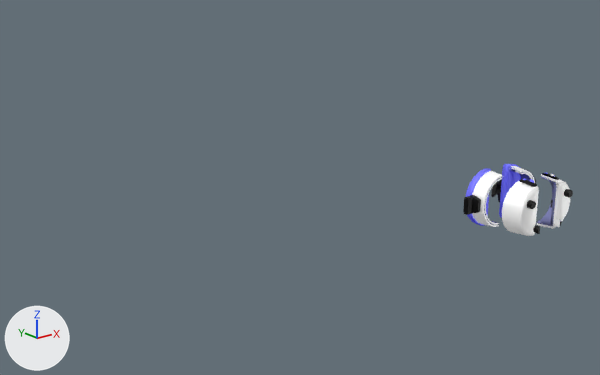
The FBX model 4HumanBlocks/Assets/Model/item_C.fbx: old version first, new version second.
Rendered twice from a 50 mm lens placed at (-22.51, -15.09, 8.75), pointed at (-4.51, 7.41, -0.25). The lights are fixed; the arrows at lower left show +X, +Y and +Z. Where no turn or scale is listed for an object, it has been applied to the vertices. Vertices at the same position are counted once.

Objects in the first picture: 'itemC_pCylinder116', 'itemC_pCylinder116.001', 'itemC_pCylinder116.002', 'itemC_pCylinder116.003'.
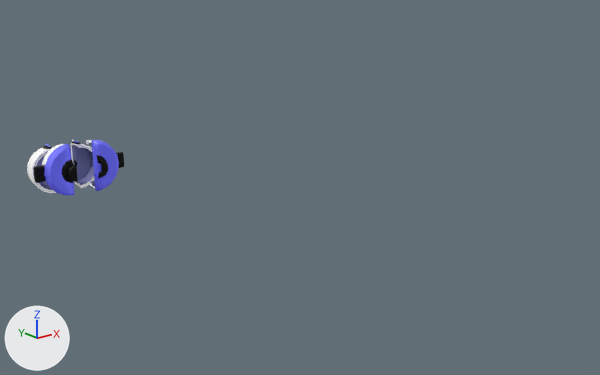
Patch to the scene script:
```diff
--- a/4HumanBlocks/Assets/Model/item_C.fbx.py
+++ b/4HumanBlocks/Assets/Model/item_C.fbx.py
@@ me_mesh_157 @@
 me_mesh_157.from_pydata(...)  # 367 vertices, 253 faces; spans x -0.86..0.48, y -0.49..0.69, z -1.01..1.01
 # used by ob_itemc_pcylinder116_001; location = (-1.18, 1.89, 0.0)
+# me_mesh_157 part 3: the whole mesh is turned -180 degrees about the z axis through the mesh origin
 me_mesh_157.materials.append(mat_man_a_phong15_001)
@@ me_mesh_131 @@
 me_mesh_131.from_pydata(...)  # 549 vertices, 379 faces; spans x -0.22..0.66, y -0.44..0.45, z -1.2..0.71
 # used by ob_itemc_pcylinder116; location = (0.58, 0.21, 0.3)
+# me_mesh_131 part 2: the whole mesh is turned -180 degrees about the z axis through the mesh origin
 me_mesh_131.materials.append(mat_man_a_phong15_001)
@@ me_mesh_158 @@
 me_mesh_158.from_pydata(...)  # 381 vertices, 265 faces; spans x -0.46..0.86, y -0.48..0.7, z -1.01..1.02
 # used by ob_itemc_pcylinder116_002; location = (0.67, 1.82, 0.0)
+# me_mesh_158 part 1: the whole mesh is turned -180 degrees about the z axis through the mesh origin
 me_mesh_158.materials.append(mat_man_a_phong15_001)
@@ me_mesh_159 @@
 me_mesh_159.from_pydata(...)  # 550 vertices, 378 faces; spans x -0.66..0.22, y -0.44..0.45, z -1.21..0.71
 # used by ob_itemc_pcylinder116_003; location = (-0.91, 0.23, 0.31)
+# me_mesh_159 part 4: the whole mesh is turned -180 degrees about the z axis through the mesh origin
 me_mesh_159.materials.append(mat_man_a_phong15_001)
@@ ob_itemc_pcylinder116_001 @@
 ob_itemc_pcylinder116_001 = bpy.data.objects.new('itemC_pCylinder116.001', me_mesh_157)
-ob_itemc_pcylinder116_001.location = (-1.18, 1.89, 0.0)
+ob_itemc_pcylinder116_001.location = (-8.99, 13.97, 0.0)
@@ ob_itemc_pcylinder116 @@
 ob_itemc_pcylinder116 = bpy.data.objects.new('itemC_pCylinder116', me_mesh_131)
-ob_itemc_pcylinder116.location = (0.58, 0.21, 0.3)
+ob_itemc_pcylinder116.location = (-10.75, 15.65, 0.0)
@@ ob_itemc_pcylinder116_002 @@
 ob_itemc_pcylinder116_002 = bpy.data.objects.new('itemC_pCylinder116.002', me_mesh_158)
-ob_itemc_pcylinder116_002.location = (0.67, 1.82, 0.0)
+ob_itemc_pcylinder116_002.location = (-10.84, 14.04, 0.0)
@@ ob_itemc_pcylinder116_003 @@
 ob_itemc_pcylinder116_003 = bpy.data.objects.new('itemC_pCylinder116.003', me_mesh_159)
-ob_itemc_pcylinder116_003.location = (-0.91, 0.23, 0.31)
+ob_itemc_pcylinder116_003.location = (-9.26, 15.63, 0.0)
```

Boxes [x1, y1, x2, y2] around the edits, measured in the pictures (600 x 375 px):
'itemC_pCylinder116.003', mesh turned, moved: before [502, 178, 540, 236]; after [71, 140, 94, 188]
'itemC_pCylinder116.001', mesh turned, moved: before [463, 168, 502, 227]; after [86, 140, 124, 191]
'itemC_pCylinder116.002', mesh turned, moved: before [491, 164, 536, 218]; after [33, 144, 78, 195]
'itemC_pCylinder116', mesh turned, moved: before [537, 172, 573, 229]; after [27, 144, 56, 193]
